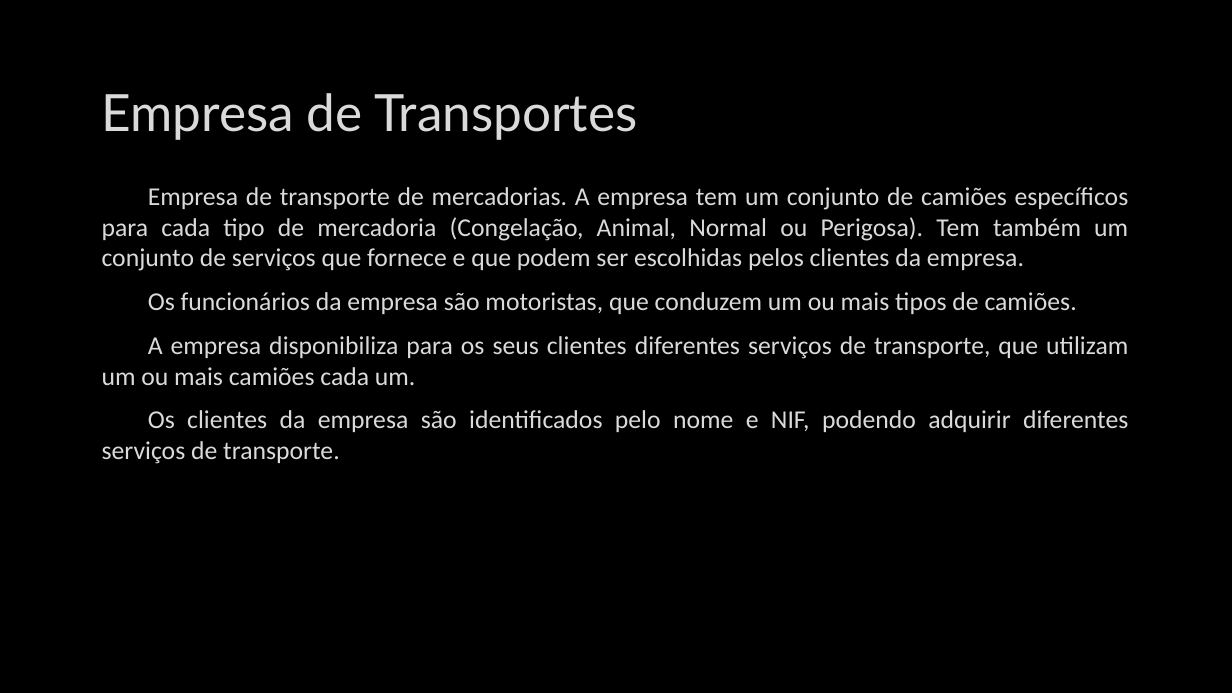
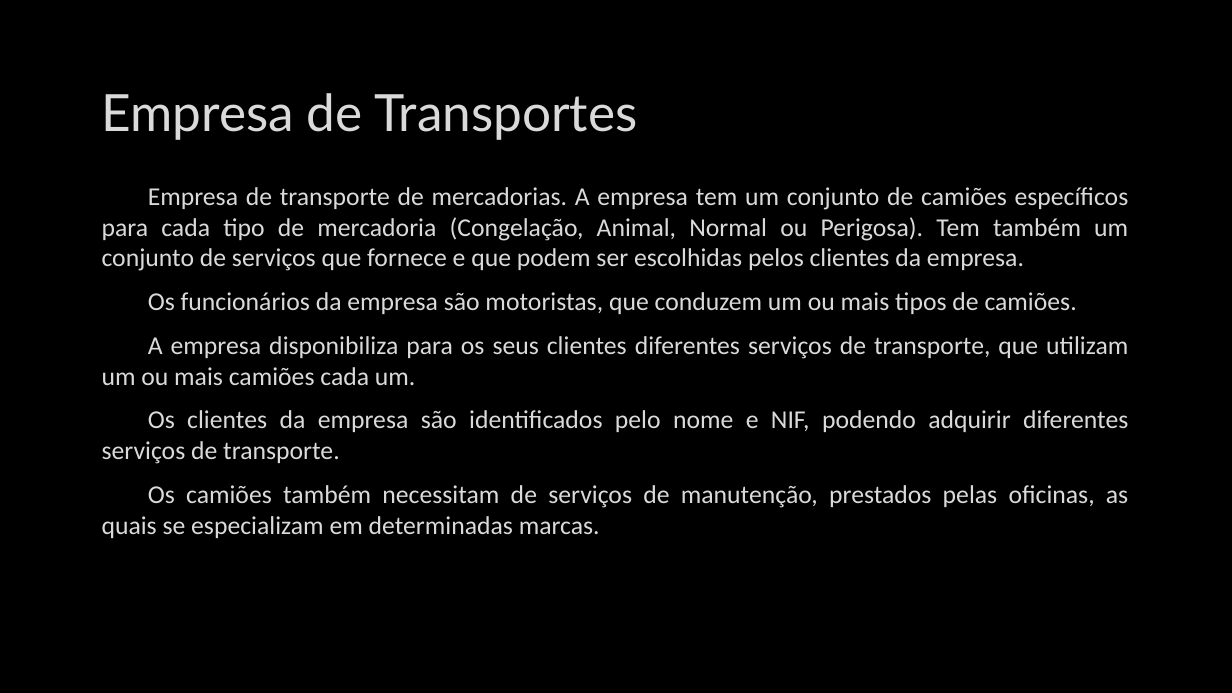
Before and after one commit to Caio-Nogueira/1-Projeto_AEDA, a slide deck: slide 2 of empresa_transportes.pptx. Drawn at 1232x693 pixels with LibreOffice and Linux fonts; fonts in the diff are those of the drawing; background and template pictures are left out. Boxes give left, top, right and bottom in pixels: in the first picture for what was removed or moved away, otherwise in the second. Text is boxed around its words. In the diff, an @@ line names an element or a change of style, - is before the commit and + after.

```diff
--- a/empresa_transportes.pptx
+++ b/empresa_transportes.pptx
@@ text at bbox=[102, 485, 1128, 538]: paragraph added @@
+Os camiões também necessitam de serviços de manutenção, prestados pelas oficinas, as quais se especializam em determinadas marcas.
```
Also in this commit, not shown: 7 other slides changed, 3 slides added, 6 slides removed.
